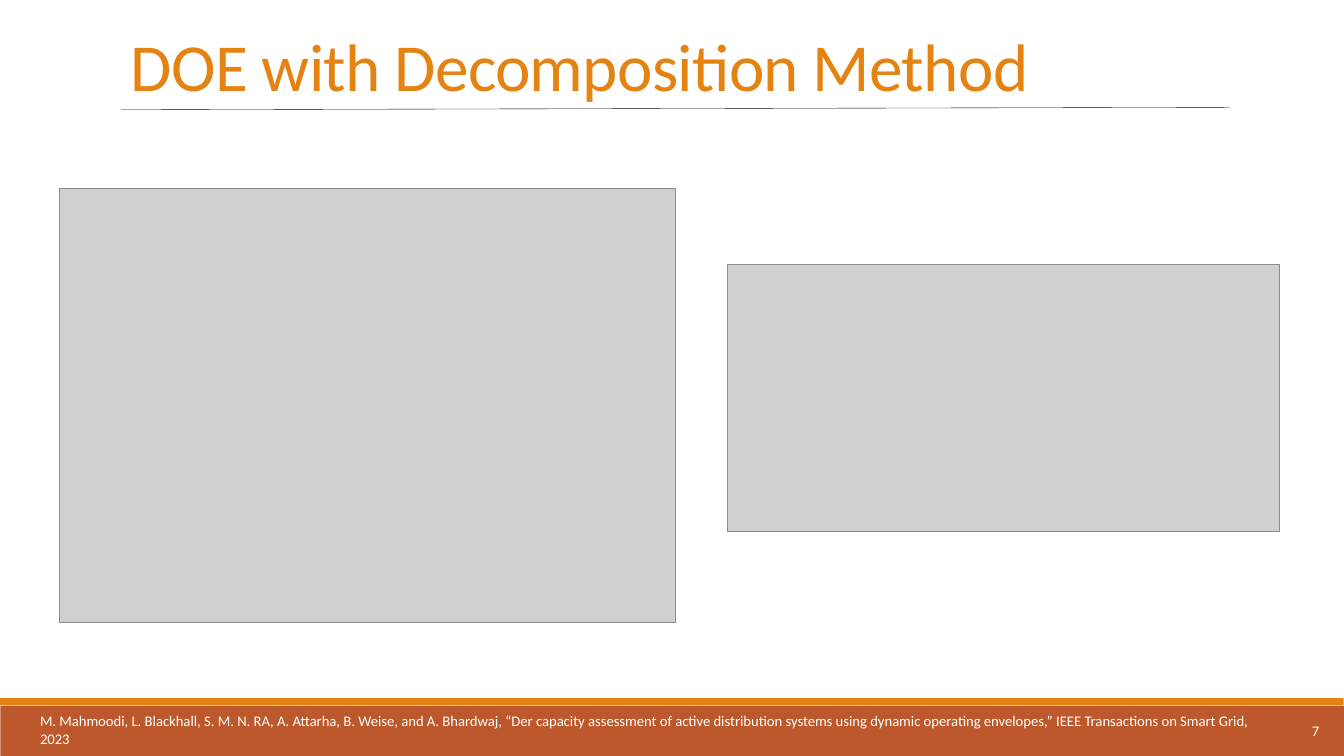
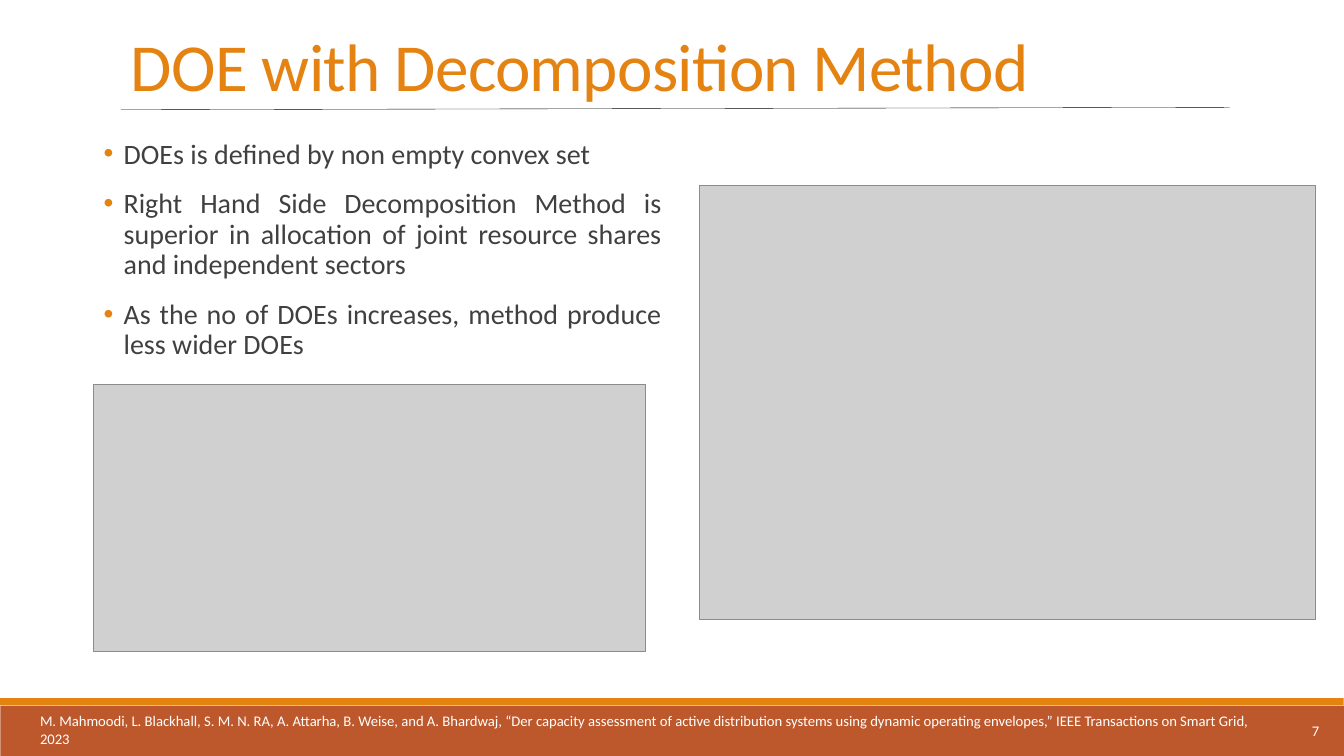
Before and after one commit to athuljosep/Power_System_Analysis, a slide deck: slide 7 of Seminar/Dynamic Operating Envelope.pptx. Drawn at 1344x756 pixels with LibreOffice and Linux fonts; fonts in the diff are those of the drawing; grey boxes stand for pictures. Boxes give left, top, right and bottom in pixels: in the first picture for what was removed or moved away, otherwise in the second. Text is boxed around its words. In the diff, an @@ line names an element or a change of style, - is before the commit and + after.

```diff
--- a/Seminar/Dynamic Operating Envelope.pptx
+++ b/Seminar/Dynamic Operating Envelope.pptx
@@ text added at (124,144,661,354), 20 pt, text #404040 @@
+• DOEs is defined by non empty convex set
+• Right Hand Side Decomposition Method is superior in allocation of joint resource shares and independent sectors
+• As the no of DOEs increases, method produce less wider DOEs
@@ picture: place and size @@
-picture at (59,189,676,623)
+picture at (700,186,1316,620)
@@ picture: place and size @@
-picture at (728,264,1280,531)
+picture at (94,385,646,652)
```
Also in this commit, not shown: 7 other slides changed, 1 slide added.
